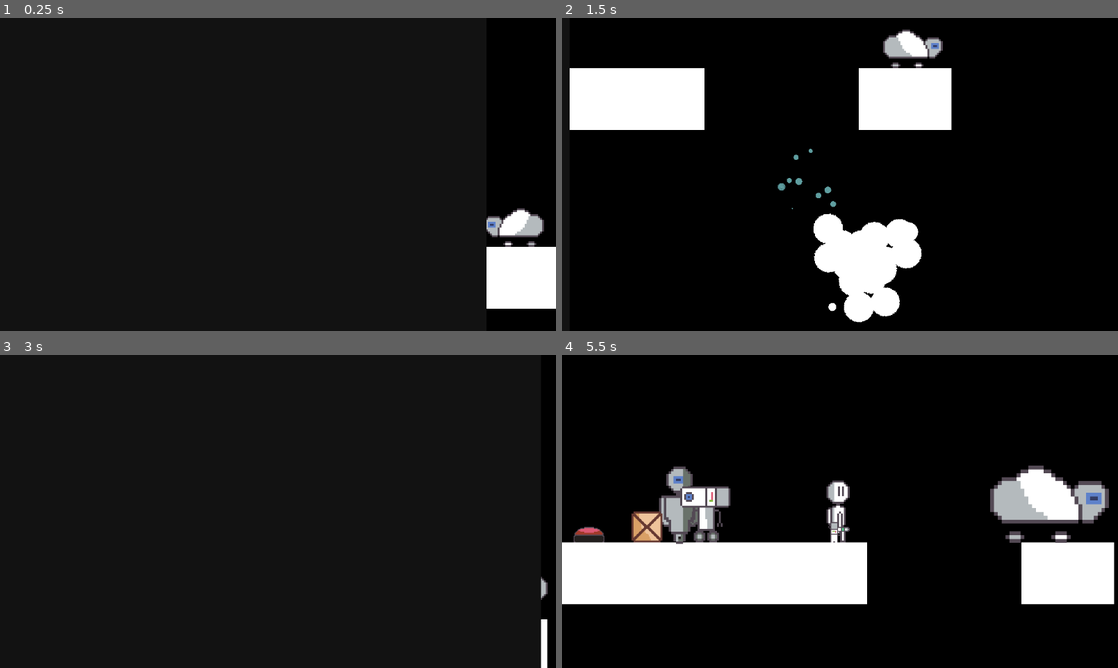
Above: before the commit, frames 1-4 (two rows, left to right).
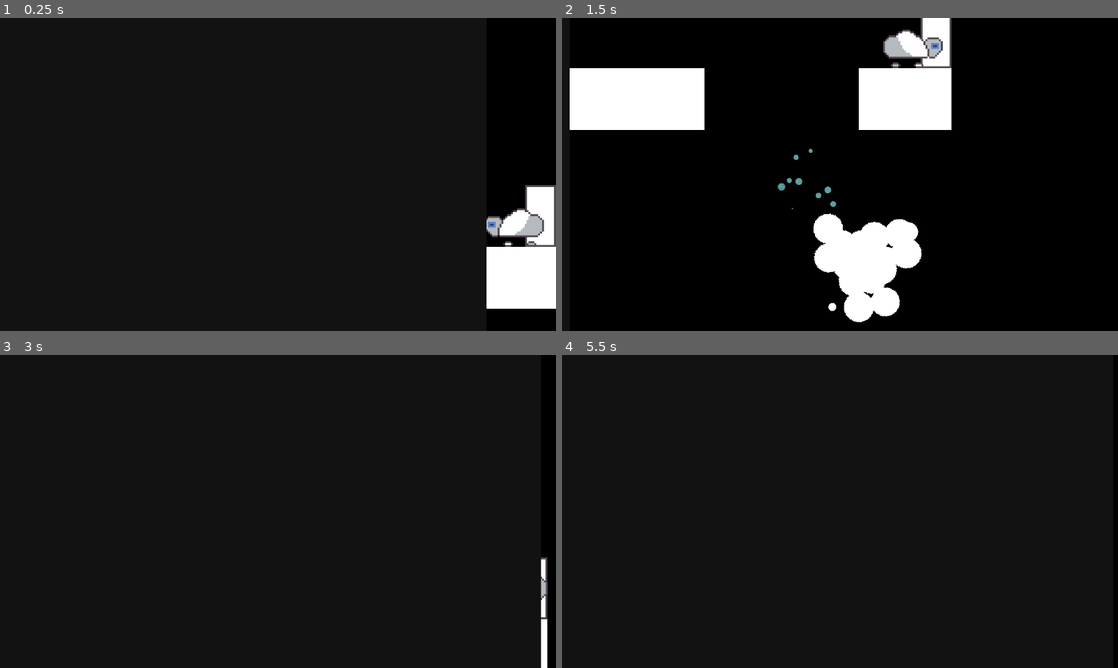
Above: after the commit, the same moments.

Repository: ShellShift/scaleshot
Game: Godot game, scene res://scenes/level_1.tscn
Two runs of this game, one before a commit and one after it. Both use one fixed random seed, a clock stepped at 60 frames per second and the inputs below. This scene is started directly instead of the project's main scene.
Inputs (mouse positions are in pixels of both pictures, inside the frame that each line leads up to):
- Up to frame 1 (0.25 s): no input
- Up to frame 2 (1.5 s): move the mouse to (962, 158) at 0.52 s; hold D (right) from 0.53 s (still down); tap Space (jump) at 0.6, 0.77, 1.07 s; move the mouse to (728, 190) at 1.27 s; click (728, 190) at 1.35 s
- Up to frame 3 (3 s): tap Space (jump) at 1.52, 1.55, 1.82, 2.3, 2.85 s; move the mouse to (333, 442) at 2.02 s; release D (right) at 2.03 s; hold A (left) 2.03-2.78 s; hold Right mouse button (shoot_alt) 2.03-2.78 s; move the mouse to (250, 574) at 2.77 s; hold D (right) from 2.78 s (still down)
- Up to frame 4 (5.5 s): tap Space (jump) at 3.02, 3.32, 3.77, 3.8, 4.07 s; move the mouse to (1006, 558) at 3.52 s; press the mouse at (1006, 558) at 3.53 s; tap Escape (pause, bound only after the commit) at 4.15 s; release D (right) at 4.25 s; release the mouse at (1006, 558) at 4.25 s; click (840, 508) at 4.25 s, where only the run after the commit has a clickable "Resume"; click (840, 539) at 5 s, where only the run after the commit has a clickable "Settings"

The runs differ from the first frame. In frame 1, 0.9% of the frame differs, in the area x 94-100%, y 53-74%; in frame 2, 0.7%; in frame 3, 0.2%; in frame 4, 21%, in the area x 0-100%, y 35-80%.

Commit message:
Door/key (level end) and thanks for playing screen

Diff:
--- a/graphics/ui_theme.tres
+++ b/graphics/ui_theme.tres
@@ -116,6 +116,13 @@
 border_color = Color(1, 1, 1, 1)
 corner_detail = 6
 
+[sub_resource type="StyleBoxFlat" id="StyleBoxFlat_627md"]
+bg_color = Color(0.0705882, 0.0705882, 0.0705882, 1)
+corner_radius_top_left = 20
+corner_radius_top_right = 20
+corner_radius_bottom_right = 20
+corner_radius_bottom_left = 20
+
 [resource]
 Button/colors/font_color = Color(1, 1, 1, 1)
 Button/colors/font_focus_color = Color(0.864674, 0.864676, 0.864675, 1)
@@ -143,3 +150,4 @@
 HSlider/styles/slider = SubResource("StyleBoxFlat_n84f3")
 Label/font_sizes/font_size = 48
 Label/fonts/font = ExtResource("1_ocjw2")
+Panel/styles/panel = SubResource("StyleBoxFlat_627md")
--- a/prefabs/bulk.tscn
+++ b/prefabs/enemies/bulk.tscn
@@ -1,6 +1,6 @@
 [gd_scene load_steps=7 format=3 uid="uid://bphn7i6if1ycm"]
 
-[ext_resource type="PackedScene" uid="uid://ckcvi56od42ev" path="res://prefabs/enemy.tscn" id="1_aqv31"]
+[ext_resource type="PackedScene" uid="uid://ckcvi56od42ev" path="res://prefabs/enemies/enemy.tscn" id="1_aqv31"]
 [ext_resource type="Texture2D" uid="uid://bgyna5qlfaasq" path="res://graphics/sprites/bulk.png" id="2_5lhdy"]
 [ext_resource type="Script" path="res://scripts/enemies/bulk.gd" id="2_cqxkx"]
 
--- a/prefabs/cloud.tscn
+++ b/prefabs/enemies/cloud.tscn
@@ -1,6 +1,6 @@
 [gd_scene load_steps=7 format=3 uid="uid://ca8e35evhwyrf"]
 
-[ext_resource type="PackedScene" uid="uid://ckcvi56od42ev" path="res://prefabs/enemy.tscn" id="1_5o1d1"]
+[ext_resource type="PackedScene" uid="uid://ckcvi56od42ev" path="res://prefabs/enemies/enemy.tscn" id="1_5o1d1"]
 [ext_resource type="Script" path="res://scripts/enemies/cloud.gd" id="2_8btau"]
 [ext_resource type="Texture2D" uid="uid://bw3yitivvebmu" path="res://graphics/sprites/cloud.png" id="2_ehltg"]
 
--- a/prefabs/enemy.tscn
+++ b/prefabs/enemies/enemy.tscn
@@ -2,7 +2,7 @@
 
 [ext_resource type="Script" path="res://scripts/enemies/enemy.gd" id="1_ro87f"]
 [ext_resource type="Texture2D" uid="uid://bgkv8bi0symig" path="res://graphics/sprites/enemy.png" id="1_shouh"]
-[ext_resource type="PackedScene" uid="uid://bi5q26obd5axc" path="res://prefabs/scalable.tscn" id="2_y6lj8"]
+[ext_resource type="PackedScene" uid="uid://bi5q26obd5axc" path="res://prefabs/gameplay/scalable.tscn" id="2_y6lj8"]
 
 [sub_resource type="RectangleShape2D" id="RectangleShape2D_wl80l"]
 size = Vector2(30, 31)
--- a/prefabs/scaler_bot.tscn
+++ b/prefabs/enemies/scaler_bot.tscn
@@ -1,9 +1,9 @@
 [gd_scene load_steps=8 format=3 uid="uid://d37odq7pt4d7j"]
 
-[ext_resource type="PackedScene" uid="uid://ckcvi56od42ev" path="res://prefabs/enemy.tscn" id="1_nj7ey"]
+[ext_resource type="PackedScene" uid="uid://ckcvi56od42ev" path="res://prefabs/enemies/enemy.tscn" id="1_nj7ey"]
 [ext_resource type="Texture2D" uid="uid://bfb0x5ow0ym5f" path="res://graphics/sprites/scalerbot.png" id="2_3ljg6"]
 [ext_resource type="Script" path="res://scripts/enemies/scaler_bot.gd" id="2_l2c54"]
-[ext_resource type="PackedScene" uid="uid://lra0cua3vyi2" path="res://prefabs/scaler_bullet.tscn" id="3_74h2i"]
+[ext_resource type="PackedScene" uid="uid://lra0cua3vyi2" path="res://prefabs/gameplay/scaler_bullet.tscn" id="3_74h2i"]
 
 [sub_resource type="RectangleShape2D" id="RectangleShape2D_x4g2c"]
 size = Vector2(13, 28)
--- a/prefabs/box.tscn
+++ b/prefabs/gameplay/box.tscn
@@ -2,7 +2,7 @@
 
 [ext_resource type="Script" path="res://scripts/gameplay/box.gd" id="1_0fjy8"]
 [ext_resource type="Texture2D" uid="uid://cjideei2o4080" path="res://graphics/sprites/box.png" id="2_4n4ya"]
-[ext_resource type="PackedScene" uid="uid://bi5q26obd5axc" path="res://prefabs/scalable.tscn" id="2_cy3a5"]
+[ext_resource type="PackedScene" uid="uid://bi5q26obd5axc" path="res://prefabs/gameplay/scalable.tscn" id="2_cy3a5"]
 
 [sub_resource type="RectangleShape2D" id="RectangleShape2D_0pt6n"]
 size = Vector2(16, 16)
--- /dev/null
+++ b/prefabs/gameplay/door.tscn
@@ -0,0 +1,23 @@
+[gd_scene load_steps=4 format=3 uid="uid://cqbaos78ynt0c"]
+
+[ext_resource type="Script" path="res://scripts/gameplay/door.gd" id="1_y4pin"]
+[ext_resource type="Texture2D" uid="uid://c1bwqi5i3xdq4" path="res://graphics/sprites/door.png" id="2_qyjpv"]
+
+[sub_resource type="RectangleShape2D" id="RectangleShape2D_cofh1"]
+size = Vector2(16, 32)
+
+[node name="Door" type="Area2D"]
+collision_layer = 0
+collision_mask = 2
+script = ExtResource("1_y4pin")
+open = true
+
+[node name="Sprite" type="Sprite2D" parent="."]
+texture = ExtResource("2_qyjpv")
+hframes = 2
+
+[node name="CollisionShape" type="CollisionShape2D" parent="."]
+position = Vector2(8, 0)
+shape = SubResource("RectangleShape2D_cofh1")
+
+[connection signal="body_entered" from="." to="." method="_on_body_entered"]
--- a/prefabs/player.tscn
+++ b/prefabs/gameplay/player.tscn
@@ -3,7 +3,7 @@
 [ext_resource type="Script" path="res://scripts/gameplay/player.gd" id="1_bpvcv"]
 [ext_resource type="Texture2D" uid="uid://ckp7rndy5v82v" path="res://graphics/sprites/player.png" id="2_tnosk"]
 [ext_resource type="Texture2D" uid="uid://cylxnxskfh1o7" path="res://graphics/sprites/player_arm.png" id="3_0nwn4"]
-[ext_resource type="PackedScene" uid="uid://bgsdyjqu4d8ti" path="res://prefabs/scaler.tscn" id="4_toxcj"]
+[ext_resource type="PackedScene" uid="uid://bgsdyjqu4d8ti" path="res://prefabs/gameplay/scaler.tscn" id="4_toxcj"]
 
 [sub_resource type="RectangleShape2D" id="RectangleShape2D_xc0a8"]
 size = Vector2(8, 20)
--- a/prefabs/scaler.tscn
+++ b/prefabs/gameplay/scaler.tscn
@@ -3,7 +3,7 @@
 [ext_resource type="Texture2D" uid="uid://cylxnxskfh1o7" path="res://graphics/sprites/player_arm.png" id="1_bpn5o"]
 [ext_resource type="Script" path="res://scripts/gameplay/scaler.gd" id="1_nghk7"]
 [ext_resource type="Texture2D" uid="uid://eu8glqxb4fo" path="res://graphics/sprites/square.png" id="2_e5qu6"]
-[ext_resource type="PackedScene" uid="uid://lra0cua3vyi2" path="res://prefabs/scaler_bullet.tscn" id="2_tqv8e"]
+[ext_resource type="PackedScene" uid="uid://lra0cua3vyi2" path="res://prefabs/gameplay/scaler_bullet.tscn" id="2_tqv8e"]
 [ext_resource type="Texture2D" uid="uid://bnhi3aafu4s0l" path="res://graphics/sprites/scaler.png" id="3_i7qu7"]
 
 [node name="Scaler" type="Node2D"]
--- a/project.godot
+++ b/project.godot
@@ -13,12 +13,14 @@
 config/name="Scaleshot"
 run/main_scene="res://scenes/menus.tscn"
 config/features=PackedStringArray("4.2", "Forward Plus")
+boot_splash/bg_color=Color(0.0705882, 0.0705882, 0.0705882, 1)
+boot_splash/show_image=false
 config/icon="res://graphics/sprites/icon.png"
 
 [autoload]
 
 Particles="*res://scripts/managers/particles.gd"
-Scenes="*res://prefabs/scenes.tscn"
+Scenes="*res://prefabs/interface/scenes.tscn"
 Settings="*res://scripts/managers/settings.gd"
 
 [display]
@@ -58,6 +60,11 @@
 , Object(InputEventKey,"resource_local_to_scene":false,"resource_name":"","device":-1,"window_id":0,"alt_pressed":false,"shift_pressed":false,"ctrl_pressed":false,"meta_pressed":false,"pressed":false,"keycode":0,"physical_keycode":4194325,"key_label":0,"unicode":0,"echo":false,"script":null)
 ]
 }
+pause={
+"deadzone": 0.5,
+"events": [Object(InputEventKey,"resource_local_to_scene":false,"resource_name":"","device":-1,"window_id":0,"alt_pressed":false,"shift_pressed":false,"ctrl_pressed":false,"meta_pressed":false,"pressed":false,"keycode":0,"physical_keycode":4194305,"key_label":0,"unicode":0,"echo":false,"script":null)
+]
+}
 
 [rendering]
 
--- a/scenes/level_1.tscn
+++ b/scenes/level_1.tscn
@@ -1,19 +1,128 @@
-[gd_scene load_steps=11 format=3 uid="uid://py60dolkwny4"]
+[gd_scene load_steps=15 format=3 uid="uid://py60dolkwny4"]
 
-[ext_resource type="PackedScene" uid="uid://bvvc8whmt1b3" path="res://prefabs/player.tscn" id="1_2y8fg"]
+[ext_resource type="PackedScene" uid="uid://bvvc8whmt1b3" path="res://prefabs/gameplay/player.tscn" id="1_2y8fg"]
+[ext_resource type="Script" path="res://scripts/interface/pause.gd" id="1_3o163"]
 [ext_resource type="Script" path="res://scripts/managers/camera.gd" id="1_tksrh"]
 [ext_resource type="Texture2D" uid="uid://eu8glqxb4fo" path="res://graphics/sprites/square.png" id="2_2aclb"]
-[ext_resource type="PackedScene" uid="uid://bi5q26obd5axc" path="res://prefabs/scalable.tscn" id="3_qvanu"]
-[ext_resource type="PackedScene" uid="uid://bphn7i6if1ycm" path="res://prefabs/bulk.tscn" id="5_ajnwy"]
-[ext_resource type="PackedScene" uid="uid://ca8e35evhwyrf" path="res://prefabs/cloud.tscn" id="6_dtw5y"]
-[ext_resource type="PackedScene" uid="uid://chgas1ig1icyb" path="res://prefabs/box.tscn" id="7_eqdqp"]
-[ext_resource type="PackedScene" uid="uid://cprewi4l3gpuq" path="res://prefabs/button.tscn" id="8_rj26c"]
-[ext_resource type="PackedScene" uid="uid://d37odq7pt4d7j" path="res://prefabs/scaler_bot.tscn" id="9_ucacn"]
+[ext_resource type="Theme" uid="uid://b0ff8y0caluxd" path="res://graphics/ui_theme.tres" id="2_aq7mb"]
+[ext_resource type="PackedScene" uid="uid://nt64rlir5ahd" path="res://prefabs/interface/settings.tscn" id="3_byijp"]
+[ext_resource type="PackedScene" uid="uid://bi5q26obd5axc" path="res://prefabs/gameplay/scalable.tscn" id="3_qvanu"]
+[ext_resource type="PackedScene" uid="uid://bphn7i6if1ycm" path="res://prefabs/enemies/bulk.tscn" id="5_ajnwy"]
+[ext_resource type="PackedScene" uid="uid://ca8e35evhwyrf" path="res://prefabs/enemies/cloud.tscn" id="6_dtw5y"]
+[ext_resource type="PackedScene" uid="uid://cqbaos78ynt0c" path="res://prefabs/gameplay/door.tscn" id="6_h2uwk"]
+[ext_resource type="PackedScene" uid="uid://chgas1ig1icyb" path="res://prefabs/gameplay/box.tscn" id="7_eqdqp"]
+[ext_resource type="PackedScene" uid="uid://cprewi4l3gpuq" path="res://prefabs/gameplay/button.tscn" id="8_rj26c"]
+[ext_resource type="PackedScene" uid="uid://d37odq7pt4d7j" path="res://prefabs/enemies/scaler_bot.tscn" id="9_ucacn"]
 
 [sub_resource type="RectangleShape2D" id="RectangleShape2D_ssp7k"]
 size = Vector2(32, 32)
 
 [node name="Sandbox" type="Node2D"]
+
+[node name="CanvasLayer" type="CanvasLayer" parent="."]
+
+[node name="PauseMenu" type="ColorRect" parent="CanvasLayer" node_paths=PackedStringArray("active")]
+process_mode = 3
+anchors_preset = 15
+anchor_right = 1.0
+anchor_bottom = 1.0
+grow_horizontal = 2
+grow_vertical = 2
+scale = Vector2(1e-05, 1e-05)
+pivot_offset = Vector2(576, 324)
+color = Color(0, 0, 0, 0.501961)
+script = ExtResource("1_3o163")
+active = NodePath("Main")
+time = 0.3
+
+[node name="Main" type="Control" parent="CanvasLayer/PauseMenu"]
+process_mode = 2
+layout_mode = 1
+anchors_preset = 15
+anchor_right = 1.0
+anchor_bottom = 1.0
+grow_horizontal = 2
+grow_vertical = 2
+theme = ExtResource("2_aq7mb")
+
+[node name="Label" type="Label" parent="CanvasLayer/PauseMenu/Main"]
+layout_mode = 1
+anchors_preset = 5
+anchor_left = 0.5
+anchor_right = 0.5
+offset_left = -167.5
+offset_top = 105.0
+offset_right = 167.5
+offset_bottom = 221.0
+grow_horizontal = 2
+theme_override_font_sizes/font_size = 96
+text = "Paused"
+
+[node name="Resume" type="Button" parent="CanvasLayer/PauseMenu/Main"]
+layout_mode = 1
+anchors_preset = 8
+anchor_left = 0.5
+anchor_top = 0.5
+anchor_right = 0.5
+anchor_bottom = 0.5
+offset_left = -90.0
+offset_top = -79.5
+offset_right = 90.0
+offset_bottom = -16.5
+grow_horizontal = 2
+grow_vertical = 2
+text = "Resume"
+
+[node name="Settings" type="Button" parent="CanvasLayer/PauseMenu/Main"]
+layout_mode = 1
+anchors_preset = 8
+anchor_left = 0.5
+anchor_top = 0.5
+anchor_right = 0.5
+anchor_bottom = 0.5
+offset_left = -106.5
+offset_top = 29.5
+offset_right = 106.5
+offset_bottom = 92.5
+grow_horizontal = 2
+grow_vertical = 2
+text = "Settings"
+
+[node name="Restart" type="Button" parent="CanvasLayer/PauseMenu/Main"]
+layout_mode = 1
+anchors_preset = 8
+anchor_left = 0.5
+anchor_top = 0.5
+anchor_right = 0.5
+anchor_bottom = 0.5
+offset_left = -106.5
+offset_top = 137.5
+offset_right = 106.5
+offset_bottom = 200.5
+grow_horizontal = 2
+grow_vertical = 2
+text = "Restart"
+
+[node name="Quit" type="Button" parent="CanvasLayer/PauseMenu/Main"]
+layout_mode = 1
+anchors_preset = 3
+anchor_left = 1.0
+anchor_top = 1.0
+anchor_right = 1.0
+anchor_bottom = 1.0
+offset_left = -125.0
+offset_top = -99.0
+offset_right = -55.0
+offset_bottom = -56.0
+grow_horizontal = 0
+grow_vertical = 0
+theme_override_font_sizes/font_size = 32
+text = "Quit"
+
+[node name="Settings" parent="CanvasLayer/PauseMenu" instance=ExtResource("3_byijp")]
+process_mode = 2
+layout_mode = 1
+theme = ExtResource("2_aq7mb")
 
 [node name="Camera" type="Camera2D" parent="." node_paths=PackedStringArray("target")]
 zoom = Vector2(4, 4)
@@ -22,6 +131,9 @@
 target = NodePath("../Player")
 
 [node name="Player" parent="." instance=ExtResource("1_2y8fg")]
+
+[node name="Door" parent="." instance=ExtResource("6_h2uwk")]
+position = Vector2(128, 33)
 
 [node name="Button" parent="." node_paths=PackedStringArray("target") instance=ExtResource("8_rj26c")]
 position = Vector2(-128, 41)
@@ -68,3 +180,11 @@
 
 [node name="ScalerBot" parent="." instance=ExtResource("9_ucacn")]
 position = Vector2(-31, -13)
+
+[connection signal="pressed" from="CanvasLayer/PauseMenu/Main/Resume" to="CanvasLayer/PauseMenu" method="toggle_pause"]
+[connection signal="pressed" from="CanvasLayer/PauseMenu/Main/Settings" to="CanvasLayer/PauseMenu" method="enable" binds= ["Settings"]]
+[connection signal="pressed" from="CanvasLayer/PauseMenu/Main/Restart" to="CanvasLayer/PauseMenu" method="restart"]
+[connection signal="pressed" from="CanvasLayer/PauseMenu/Main/Quit" to="CanvasLayer/PauseMenu" method="quit"]
+[connection signal="pressed" from="CanvasLayer/PauseMenu/Settings/Back" to="CanvasLayer/PauseMenu" method="enable" binds= ["Main"]]
+
+[editable path="CanvasLayer/PauseMenu/Settings"]
--- /dev/null
+++ b/scenes/level_11.tscn
@@ -0,0 +1,72 @@
+[gd_scene load_steps=3 format=3 uid="uid://dr807m1rlx6ib"]
+
+[ext_resource type="Theme" uid="uid://b0ff8y0caluxd" path="res://graphics/ui_theme.tres" id="1_yfodt"]
+[ext_resource type="Script" path="res://scripts/interface/ui_manager.gd" id="2_hakg0"]
+
+[node name="End" type="Control"]
+layout_mode = 3
+anchors_preset = 15
+anchor_right = 1.0
+anchor_bottom = 1.0
+grow_horizontal = 2
+grow_vertical = 2
+theme = ExtResource("1_yfodt")
+script = ExtResource("2_hakg0")
+
+[node name="Label" type="Label" parent="."]
+layout_mode = 1
+anchors_preset = 5
+anchor_left = 0.5
+anchor_right = 0.5
+offset_left = -174.0
+offset_top = 100.0
+offset_right = 174.0
+offset_bottom = 216.0
+grow_horizontal = 2
+theme_override_font_sizes/font_size = 96
+text = "The End"
+
+[node name="ThanksForPlaying" type="Label" parent="."]
+layout_mode = 1
+anchors_preset = 5
+anchor_left = 0.5
+anchor_right = 0.5
+offset_left = -87.5
+offset_top = 194.0
+offset_right = 87.5
+offset_bottom = 253.0
+grow_horizontal = 2
+text = "Thanks for playing!"
+
+[node name="Start" type="Button" parent="."]
+layout_mode = 1
+anchors_preset = 8
+anchor_left = 0.5
+anchor_top = 0.5
+anchor_right = 0.5
+anchor_bottom = 0.5
+offset_left = -2.0
+offset_top = -2.0
+offset_right = 2.0
+offset_bottom = 2.0
+grow_horizontal = 2
+grow_vertical = 2
+text = "Back to Start"
+
+[node name="Quit" type="Button" parent="."]
+layout_mode = 1
+anchors_preset = 8
+anchor_left = 0.5
+anchor_top = 0.5
+anchor_right = 0.5
+anchor_bottom = 0.5
+offset_left = -117.0
+offset_top = 79.0
+offset_right = 118.0
+offset_bottom = 142.0
+grow_horizontal = 2
+grow_vertical = 2
+text = "Quit Game"
+
+[connection signal="pressed" from="Start" to="." method="quit" binds= [false]]
+[connection signal="pressed" from="Quit" to="." method="quit" binds= [true]]
--- a/scenes/menus.tscn
+++ b/scenes/menus.tscn
@@ -3,7 +3,7 @@
 [ext_resource type="Theme" uid="uid://b0ff8y0caluxd" path="res://graphics/ui_theme.tres" id="1_mblt6"]
 [ext_resource type="Script" path="res://scripts/interface/ui_manager.gd" id="2_twiw5"]
 [ext_resource type="Script" path="res://scripts/interface/level_select.gd" id="3_fecuw"]
-[ext_resource type="PackedScene" uid="uid://nt64rlir5ahd" path="res://prefabs/settings.tscn" id="4_jvmoj"]
+[ext_resource type="PackedScene" uid="uid://nt64rlir5ahd" path="res://prefabs/interface/settings.tscn" id="4_jvmoj"]
 [ext_resource type="Texture2D" uid="uid://do57nq2grimwt" path="res://graphics/sprites/heart.png" id="5_7ti8w"]
 [ext_resource type="Script" path="res://scripts/interface/about.gd" id="5_w23r8"]
 [ext_resource type="Texture2D" uid="uid://emni0sc0naek" path="res://graphics/sprites/shellshift.png" id="6_gbxkg"]
--- /dev/null
+++ b/scripts/gameplay/door.gd
@@ -0,0 +1,23 @@
+extends Area2D
+
+@export var open: bool
+@export var next_level: int
+
+func _ready():
+	if open:
+		open_door(true)
+
+func open_door(no_effects = false):
+	open = true
+	$Sprite.frame += 1
+	if no_effects: return
+	Particles.spawn_particle("jump", self)
+	Camera.shake()
+
+func _on_body_entered(body):
+	Scenes.load("level_%d" % next_level)
+	Particles.spawn_particle("explosion", body)
+	Particles.spawn_particle("explosion", self)
+	Camera.shake()
+	body.queue_free()
+	queue_free()
--- /dev/null
+++ b/scripts/interface/pause.gd
@@ -0,0 +1,25 @@
+extends UIManager
+
+func enable(a):
+	super.enable(a)
+
+func toggle_pause():
+	var tree = get_tree()
+	var tween = create_tween()
+	tree.paused = !tree.paused
+	tween.tween_property(self, "scale", Vector2.ONE if tree.paused else Vector2.ZERO, time) \
+		.set_ease(Tween.EASE_IN_OUT) \
+		.set_trans(Tween.TRANS_SINE)
+	tween.set_pause_mode(Tween.TWEEN_PAUSE_PROCESS)
+
+func _process(delta):
+	if Input.is_action_just_pressed("pause"):
+		toggle_pause()
+
+func restart():
+	toggle_pause()
+	Scenes.reload()
+
+func quit(_game = null):
+	toggle_pause()
+	super.quit(false)
--- a/scripts/interface/ui_manager.gd
+++ b/scripts/interface/ui_manager.gd
@@ -1,4 +1,4 @@
-extends Control
+class_name UIManager extends Control
 
 @export var active: Control
 @export var time: float
Binary file added: graphics/aseprites/door.ase
Binary file added: graphics/sprites/door.png
Not shown, added: graphics/sprites/door.png.import
Binary file added: graphics/sprites/key.png
Not shown, added: graphics/sprites/key.png.import
Not shown: 1 places in graphics/ui_theme.tres that only renumber resources
Renamed: prefabs/button.tscn -> prefabs/gameplay/button.tscn
Renamed: prefabs/scalable.tscn -> prefabs/gameplay/scalable.tscn
Renamed: prefabs/scaler_bullet.tscn -> prefabs/gameplay/scaler_bullet.tscn
Renamed: prefabs/scenes.tscn -> prefabs/interface/scenes.tscn
Renamed: prefabs/settings.tscn -> prefabs/interface/settings.tscn
